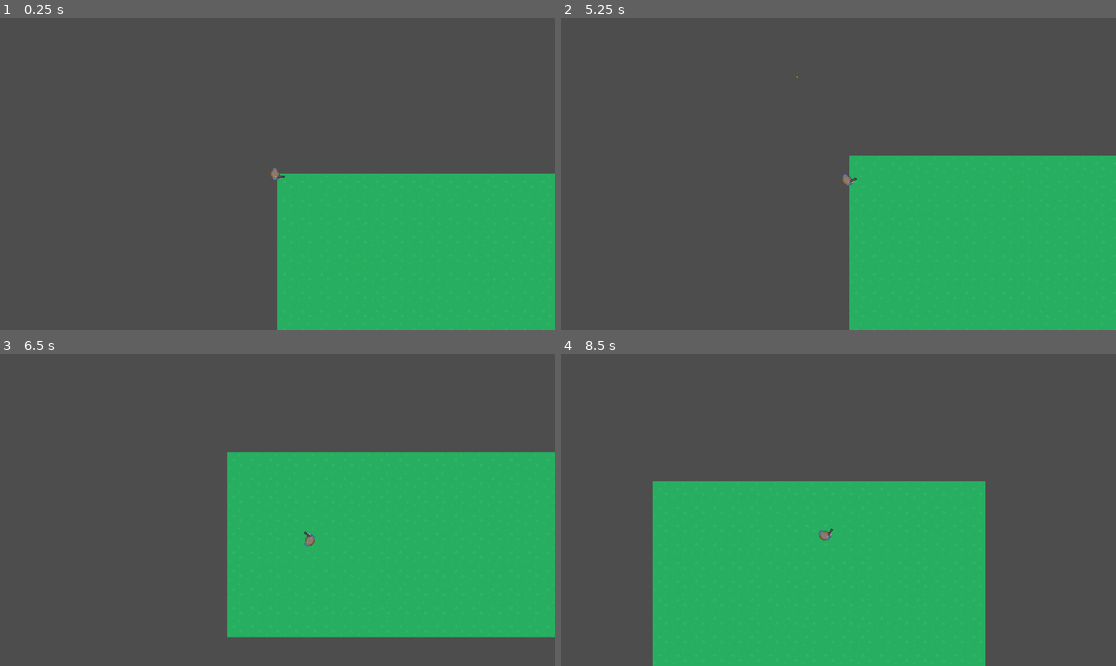
Above: before the commit, frames 1-4 (two rows, left to right).
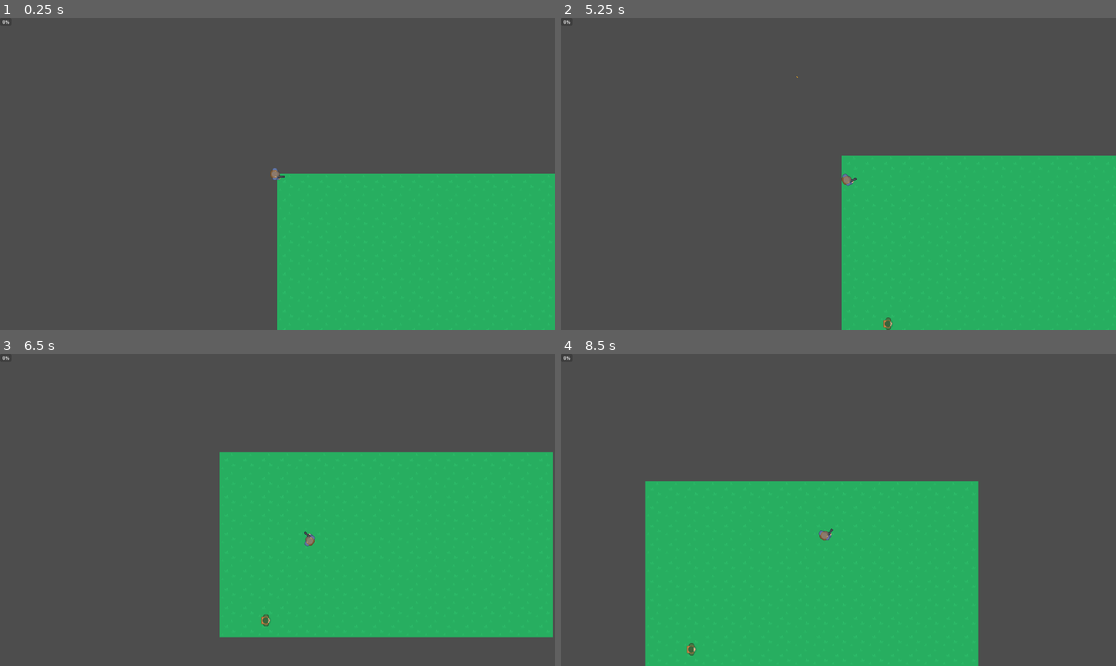
Above: after the commit, the same moments.

Repository: cembatdal/hunt
Game: Godot game, scene res://world/world.tscn
Same seed, same stepped clock (60 frames per second), same inputs: the game is played once before the commit and once after it.
Inputs (mouse positions are in pixels of both pictures, inside the frame that each line leads up to):
- Up to frame 1 (0.25 s): no input
- Up to frame 2 (5.25 s): tap Enter at 0.5 s; move the mouse to (960, 158) at 0.52 s; press the mouse at (960, 158) at 0.53 s; hold D (east) 0.53-1.28 s; move the mouse to (727, 189) at 1.27 s; release the mouse at (727, 189) at 1.28 s; hold S (south) 1.28-2.03 s; click (727, 189) at 1.35 s; move the mouse to (894, 105) at 2.02 s; press the mouse at (894, 105) at 2.03 s; hold D (east) 2.03-2.78 s; move the mouse to (810, 236) at 2.77 s; release the mouse at (810, 236) at 2.78 s; hold W (north) 2.78-3.53 s; click (810, 236) at 2.85 s; move the mouse to (1005, 220) at 3.52 s; press the mouse at (1005, 220) at 3.53 s; hold A (west) 3.53-5.03 s; move the mouse to (672, 127) at 4.27 s; release the mouse at (672, 127) at 4.28 s; click (672, 127) at 4.35 s; move the mouse to (866, 174) at 5.02 s; press the mouse at (866, 174) at 5.03 s; hold S (south) from 5.03 s (still down)
- Up to frame 3 (6.5 s): move the mouse to (194, 432) at 5.77 s; release S (south) at 5.78 s; release the mouse at (194, 432) at 5.78 s; hold D (east) from 5.78 s (still down); click (194, 432) at 5.85 s
- Up to frame 4 (8.5 s): move the mouse to (960, 494) at 6.52 s; release D (east) at 6.53 s; press the mouse at (960, 494) at 6.53 s; hold W (north) 6.53-7.28 s; move the mouse to (727, 525) at 7.27 s; release the mouse at (727, 525) at 7.28 s; hold D (east) 7.28-8.03 s; click (727, 525) at 7.35 s; move the mouse to (894, 441) at 8.02 s; press the mouse at (894, 441) at 8.03 s; hold S (south) from 8.03 s (still down)

The runs differ from the first frame. In frame 1, less than 0.1% of the frame differs, in the area x 0-2%, y 0-3%; in frame 2, 0.8%; in frame 3, 1.1%; in frame 4, 1.7%, in the area x 0-77%, y 0-100%.

Commit message:
Add enemy AI, state machine, object pool, HUD
Introduce core gameplay systems: expanded EventBus signals and GameManager wave/score handling; add ObjectPool autoload and integrate it into Weapon and Bullet to reuse projectile instances. Add State and StateMachine components plus concrete player and enemy states (idle, chase, attack, player move/dead) and refactor Player to use a state machine. Add enemy scene, enemy logic, spawn manager and map navigation region to spawn and manage enemies. Add resource classes (EntityData, ItemData, WeaponData) and a pistol data resource; wire weapon data into Weapon.gd. Add HUD that listens to damage/player-death events. Also add AnimationComponent and various small fixes/initializations. Project autoloads updated to include ObjectPool.

Diff:
--- a/autoloads/event_bus.gd
+++ b/autoloads/event_bus.gd
@@ -12,3 +12,21 @@
 signal game_paused()
 signal game_resumed()
 signal scene_change_requested(scene_path: String)
+
+# Enemy Events
+signal enemy_died(enemy: Node)
+signal enemy_spawned(enemy: Node)
+
+# Weapon Events
+signal weapon_fired(weapon: Weapon)
+signal weapon_switched(old_weapon: Weapon, new_weapon: Weapon)
+signal ammo_changed(current: int, maximum: int)
+
+# Item / Loot Events
+signal item_picked_up(item_name: String, picker: Node)
+signal item_dropped(item_name: String, position: Vector2)
+
+# Score / Progress Events
+signal score_changed(new_score: int)
+signal wave_started(wave_number: int)
+signal wave_completed(wave_number: int)
--- a/autoloads/game_manager.gd
+++ b/autoloads/game_manager.gd
@@ -4,6 +4,8 @@
 
 var current_state: GameState = GameState.MENU
 var score: int = 0
+var wave_number: int = 0
+var enemies_remaining: int = 0
 
 func change_state(new_state: GameState) -> void:
 	current_state = new_state
@@ -19,3 +21,22 @@
 
 func add_score(amount: int) -> void:
 	score += amount
+
+func start_wave(number: int, enemy_count: int) -> void:
+	wave_number = number
+	enemies_remaining = enemy_count
+	EventBus.wave_started.emit(wave_number)
+	change_state(GameState.PLAYING)
+
+func on_enemy_killed() -> void:
+	enemies_remaining -= 1
+	add_score(100)
+	EventBus.score_changed.emit(score)
+	if enemies_remaining <= 0:
+		_complete_wave()
+
+func _complete_wave() -> void:
+	EventBus.wave_completed.emit(wave_number)
+	# Kısa bir bekleme sonra yeni dalga
+	await get_tree().create_timer(3.0).timeout
+	start_wave(wave_number + 1, 5 + wave_number * 2)
--- /dev/null
+++ b/autoloads/object_pool.gd
@@ -0,0 +1,39 @@
+extends Node
+
+var _pools: Dictionary = {}
+
+func _ready() -> void:
+	pass
+
+func get_object(scene: PackedScene, initial_count: int = 5) -> Node:
+	var key = scene.resource_path
+	if not _pools.has(key):
+		_pools[key] = []
+		_pre_warm(scene, initial_count)
+
+	var pool: Array = _pools[key]
+	for obj in pool:
+		if not obj.visible:
+			obj.visible = true
+			return obj
+
+	# Pool dolu, yeni oluştur
+	return _create_instance(scene, key)
+
+func return_object(obj: Node) -> void:
+	obj.visible = false
+	# Gerekirse reset et (position, velocity vs.)
+	if obj.has_method("reset"):
+		obj.reset()
+
+func _pre_warm(scene: PackedScene, count: int) -> void:
+	var key = scene.resource_path
+	for i in range(count):
+		_create_instance(scene, key)
+
+func _create_instance(scene: PackedScene, key: String) -> Node:
+	var obj = scene.instantiate()
+	obj.visible = false
+	add_child(obj)
+	_pools[key].append(obj)
+	return obj
--- /dev/null
+++ b/components/animation_component.gd
@@ -0,0 +1,18 @@
+class_name AnimationComponent
+extends Node
+
+@onready var animation_player: AnimationPlayer = $"../AnimationPlayer"
+
+var _current_animation: String = ""
+
+func play(animation_name: String, force: bool = false) -> void:
+	if _current_animation == animation_name and not force:
+		return
+	if not animation_player.has_animation(animation_name):
+		push_warning("AnimationComponent: '%s' animasyonu yok" % animation_name)
+		return
+	_current_animation = animation_name
+	animation_player.play(animation_name)
+
+func get_current() -> String:
+	return _current_animation
--- /dev/null
+++ b/components/state.gd
@@ -0,0 +1,20 @@
+class_name State
+extends Node
+
+var state_machine: StateMachine
+var entity: Node  # owner entity
+
+func enter() -> void:
+	pass  # State başlarken
+
+func exit() -> void:
+	pass  # State bitince
+
+func update(_delta: float) -> void:
+	pass  # _process
+
+func physics_update(_delta: float) -> void:
+	pass  # _physics_process
+
+func handle_input(_event: InputEvent) -> void:
+	pass  # _unhandled_input
--- /dev/null
+++ b/components/state_machine.gd
@@ -0,0 +1,40 @@
+class_name StateMachine
+extends Node
+
+@export var initial_state: NodePath
+
+var current_state: State
+var states: Dictionary = {}
+
+func _ready() -> void:
+	for child in get_children():
+		if child is State:
+			states[child.name.to_lower()] = child
+			child.state_machine = self
+			child.entity = owner
+
+	if initial_state:
+		current_state = get_node(initial_state)
+		current_state.enter()
+
+func _process(delta: float) -> void:
+	if current_state:
+		current_state.update(delta)
+
+func _physics_process(delta: float) -> void:
+	if current_state:
+		current_state.physics_update(delta)
+
+func _unhandled_input(event: InputEvent) -> void:
+	if current_state:
+		current_state.handle_input(event)
+
+func transition_to(state_name: String) -> void:
+	var new_state = states.get(state_name.to_lower())
+	if new_state == null:
+		push_error("StateMachine: '%s' state bulunamadı" % state_name)
+		return
+	if current_state:
+		current_state.exit()
+	current_state = new_state
+	current_state.enter()
--- /dev/null
+++ b/entities/enemies/enemy.gd
@@ -0,0 +1,25 @@
+class_name Enemy
+extends Entity
+
+@export var data: EntityData
+@export var detection_range: float = 300.0
+@export var attack_range: float = 150.0
+
+@onready var navigation_agent: NavigationAgent2D = $NavigationAgent2D
+@onready var state_machine: StateMachine = $StateMachine
+
+var target: Node = null
+
+func _ready() -> void:
+	super._ready()
+	add_to_group("enemy")
+	# Player'ı bulmak için EventBus yerine group kullan
+	await get_tree().process_frame
+	var players = get_tree().get_nodes_in_group("player")
+	if players.size() > 0:
+		target = players[0]
+
+func on_death() -> void:
+	EventBus.entity_died.emit(self)
+	GameManager.on_enemy_killed()
+	super.on_death()
--- /dev/null
+++ b/entities/enemies/enemy.tscn
@@ -0,0 +1,48 @@
+[gd_scene format=3 uid="uid://c6ulbnlobgvcc"]
+
+[ext_resource type="Texture2D" uid="uid://dqjsknisbm3fo" path="res://assets/kenney_top-down-shooter/PNG/Soldier 1/soldier1_stand.png" id="1_ipr6v"]
+[ext_resource type="Script" uid="uid://t5vwv76pw8td" path="res://components/health_component.gd" id="1_owq46"]
+[ext_resource type="Script" uid="uid://bs0br6j2v66vj" path="res://components/hurtbox_component.gd" id="2_wqcwe"]
+[ext_resource type="Script" uid="uid://d2i8hvbno5b0" path="res://components/state_machine.gd" id="3_5lf1o"]
+[ext_resource type="Script" uid="uid://cqbroyttqcvnt" path="res://entities/enemies/states/enemy_idle_state.gd" id="4_w4yt1"]
+[ext_resource type="Script" uid="uid://cg2t7f7sm35dq" path="res://entities/enemies/states/enemy_chase_state.gd" id="5_ipr6v"]
+[ext_resource type="Script" uid="uid://ddcrm8o7s5pri" path="res://entities/enemies/states/enemy_attack_state.gd" id="6_gj3y3"]
+
+[sub_resource type="CircleShape2D" id="CircleShape2D_gml8b"]
+radius = 17.0
+
+[sub_resource type="CircleShape2D" id="CircleShape2D_5lf1o"]
+radius = 17.0
+
+[node name="CharacterBody2D" type="CharacterBody2D" unique_id=1366714868]
+
+[node name="Sprite2D" type="Sprite2D" parent="." unique_id=1672586702]
+texture = ExtResource("1_ipr6v")
+
+[node name="CollisionShape2D" type="CollisionShape2D" parent="." unique_id=214464186]
+shape = SubResource("CircleShape2D_gml8b")
+
+[node name="HealthComponent" type="Node" parent="." unique_id=1686124783]
+script = ExtResource("1_owq46")
+
+[node name="HurtboxComponent" type="Area2D" parent="." unique_id=2084202133]
+collision_layer = 4
+collision_mask = 8
+script = ExtResource("2_wqcwe")
+
+[node name="CollisionShape2D" type="CollisionShape2D" parent="HurtboxComponent" unique_id=410054348]
+shape = SubResource("CircleShape2D_5lf1o")
+
+[node name="NavigationAgent2D" type="NavigationAgent2D" parent="." unique_id=1983545153]
+
+[node name="StateMachine" type="Node" parent="." unique_id=945779105]
+script = ExtResource("3_5lf1o")
+
+[node name="Idle" type="Node" parent="StateMachine" unique_id=1684827239]
+script = ExtResource("4_w4yt1")
+
+[node name="Chase" type="Node" parent="StateMachine" unique_id=1184920677]
+script = ExtResource("5_ipr6v")
+
+[node name="Attack" type="Node" parent="StateMachine" unique_id=700139464]
+script = ExtResource("6_gj3y3")
--- /dev/null
+++ b/entities/enemies/states/enemy_attack_state.gd
@@ -0,0 +1,27 @@
+class_name EnemyAttackState
+extends State
+
+var attack_timer: float = 0.0
+@export var attack_cooldown: float = 1.0
+
+func enter() -> void:
+	attack_timer = attack_cooldown  # İlk girişte hemen ateş et
+
+func update(delta: float) -> void:
+	if entity.target == null:
+		state_machine.transition_to("idle")
+		return
+
+	var distance = entity.global_position.distance_to(entity.target.global_position)
+	if distance > entity.attack_range:
+		state_machine.transition_to("chase")
+		return
+
+	attack_timer += delta
+	if attack_timer >= attack_cooldown:
+		attack_timer = 0.0
+		_perform_attack()
+
+func _perform_attack() -> void:
+	# Alt sınıflar override eder (yakın dövüş, silah, vs.)
+	pass
--- /dev/null
+++ b/entities/enemies/states/enemy_chase_state.gd
@@ -0,0 +1,24 @@
+class_name EnemyChaseState
+extends State
+
+func physics_update(_delta: float) -> void:
+	if entity.target == null:
+		state_machine.transition_to("idle")
+		return
+
+	var distance = entity.global_position.distance_to(entity.target.global_position)
+
+	if distance <= entity.attack_range:
+		state_machine.transition_to("attack")
+		return
+
+	if distance > entity.detection_range * 1.5:
+		state_machine.transition_to("idle")
+		return
+
+	entity.navigation_agent.target_position = entity.target.global_position
+	var next_pos = entity.navigation_agent.get_next_path_position()
+	var direction = (next_pos - entity.global_position).normalized()
+	entity.velocity = direction * entity.data.move_speed
+	entity.move_and_slide()
+	entity.look_at(entity.target.global_position)
--- /dev/null
+++ b/entities/enemies/states/enemy_idle_state.gd
@@ -0,0 +1,9 @@
+class_name EnemyIdleState
+extends State
+
+func update(_delta: float) -> void:
+	if entity.target == null:
+		return
+	var distance = entity.global_position.distance_to(entity.target.global_position)
+	if distance <= entity.detection_range:
+		state_machine.transition_to("chase")
--- /dev/null
+++ b/entities/items/pickup_item.gd
@@ -0,0 +1,25 @@
+class_name PickupItem
+extends Area2D
+
+@export var item_data: ItemData
+
+func _ready() -> void:
+	area_entered.connect(_on_area_entered)
+
+func _on_area_entered(area: Area2D) -> void:
+	if not area.owner is Player:
+		return
+	_apply_to(area.owner)
+	EventBus.item_picked_up.emit(item_data.item_name, area.owner)
+	if item_data.pickup_sound:
+		AudioManager.play_sfx(item_data.pickup_sound)
+	queue_free()
+
+func _apply_to(player: Player) -> void:
+	match item_data.item_type:
+		ItemData.ItemType.HEALTH_PACK:
+			var health: HealthComponent = player.get_node_or_null("HealthComponent")
+			if health:
+				health.heal(item_data.value)
+		ItemData.ItemType.WEAPON:
+			pass  # Silah değiştirme mantığı buraya
--- a/entities/player/player.gd
+++ b/entities/player/player.gd
@@ -2,32 +2,14 @@
 extends Entity
 
 @export var speed: float = 400.0
-@export var shoot_sound: AudioStream
 
 @onready var muzzle: Marker2D = $Muzzle
-@onready var camera: Camera2D = $Camera2D
 @onready var weapon_holder: Node2D = $WeaponHolder
+@onready var state_machine: StateMachine = $StateMachine
 
 func _ready() -> void:
 	super._ready()
-
-func _physics_process(_delta: float) -> void:
-	if not health_component.is_alive():
-		return
-	_handle_movement()
-	_handle_aim()
-
-func _unhandled_input(event: InputEvent) -> void:
-	if event.is_action_pressed("left_click"):
-		fire()
-
-func _handle_movement() -> void:
-	var direction := Input.get_vector("west", "east", "north", "south")
-	velocity = direction * speed
-	move_and_slide()
-
-func _handle_aim() -> void:
-	look_at(get_global_mouse_position())
+	add_to_group("player")
 
 func fire() -> void:
 	if not health_component.is_alive():
@@ -37,9 +19,9 @@
 	var weapon = weapon_holder.get_child(0)
 	if weapon is Weapon:
 		weapon.try_fire(muzzle.global_transform)
-		if shoot_sound:
-			AudioManager.play_sfx(shoot_sound, 0.8, 1.2)
+		if weapon.data and weapon.data.shoot_sound:
+			AudioManager.play_sfx(weapon.data.shoot_sound, 0.8, 1.2)
 
 func on_death() -> void:
-	EventBus.player_died.emit()
+	state_machine.transition_to("dead")
 	super.on_death()
--- a/entities/player/player.tscn
+++ b/entities/player/player.tscn
@@ -4,9 +4,12 @@
 [ext_resource type="Texture2D" uid="uid://cq8fp827yp5f4" path="res://assets/kenney_top-down-shooter/PNG/Survivor 1/survivor1_machine.png" id="2_wa5vi"]
 [ext_resource type="Script" uid="uid://ua6bq6n2g6mg" path="res://entities/player/player_camera.gd" id="3_wa5vi"]
 [ext_resource type="Script" uid="uid://t5vwv76pw8td" path="res://components/health_component.gd" id="4_8fjmc"]
-[ext_resource type="AudioStream" uid="uid://by1s821axrdwo" path="res://assets/gunshot.wav" id="5_px5sl"]
+[ext_resource type="Resource" uid="uid://bbnopjthlpu3n" path="res://resources/weapons/pistol_data.tres" id="6_qiwj3"]
 [ext_resource type="PackedScene" uid="uid://bvmlx5wd3hwme" path="res://weapons/pistol.tscn" id="7_26q78"]
 [ext_resource type="Script" uid="uid://bs0br6j2v66vj" path="res://components/hurtbox_component.gd" id="7_qiwj3"]
+[ext_resource type="Script" uid="uid://d2i8hvbno5b0" path="res://components/state_machine.gd" id="8_26q78"]
+[ext_resource type="Script" uid="uid://c3e82lv1m227a" path="res://entities/player/states/player_move_state.gd" id="9_wvtmh"]
+[ext_resource type="Script" uid="uid://4aq2n46ku8mv" path="res://entities/player/states/player_dead_state.gd" id="10_7thud"]
 
 [sub_resource type="CircleShape2D" id="CircleShape2D_pjt0s"]
 radius = 17.0
@@ -16,7 +19,6 @@
 
 [node name="Player" type="CharacterBody2D" unique_id=1176821500]
 script = ExtResource("1_pjt0s")
-shoot_sound = ExtResource("5_px5sl")
 
 [node name="Sprite2D" type="Sprite2D" parent="." unique_id=44826123]
 texture = ExtResource("2_wa5vi")
@@ -39,11 +41,20 @@
 [node name="WeaponHolder" type="Node2D" parent="." unique_id=200972790]
 
 [node name="Pistol" parent="WeaponHolder" unique_id=883541640 instance=ExtResource("7_26q78")]
-damage = 10.0
-fire_rate = 0.15
+data = ExtResource("6_qiwj3")
 
 [node name="Muzzle" type="Marker2D" parent="." unique_id=521396417]
 position = Vector2(23, 9)
 
 [node name="Camera2D" type="Camera2D" parent="." unique_id=6688886]
 script = ExtResource("3_wa5vi")
+
+[node name="StateMachine" type="Node" parent="." unique_id=1832952193]
+script = ExtResource("8_26q78")
+initial_state = NodePath("Move")
+
+[node name="Move" type="Node" parent="StateMachine" unique_id=1869264305]
+script = ExtResource("9_wvtmh")
+
+[node name="Dead" type="Node" parent="StateMachine" unique_id=2136919427]
+script = ExtResource("10_7thud")
--- /dev/null
+++ b/entities/player/states/player_dead_state.gd
@@ -0,0 +1,8 @@
+class_name PlayerDeadState
+extends State
+
+func enter() -> void:
+	EventBus.player_died.emit()
+	entity.velocity = Vector2.ZERO
+	# Animasyon tetiklenebilir
+	# entity.get_node("AnimationPlayer").play("death")
--- /dev/null
+++ b/entities/player/states/player_move_state.gd
@@ -0,0 +1,14 @@
+class_name PlayerMoveState
+extends State
+
+func physics_update(_delta: float) -> void:
+	var direction := Input.get_vector("west", "east", "north", "south")
+	entity.velocity = direction * entity.speed
+	entity.move_and_slide()
+	entity.look_at(entity.get_global_mouse_position())
+
+func handle_input(event: InputEvent) -> void:
+	if event.is_action_pressed("left_click"):
+		entity.fire()
+	if event.is_action_pressed("roll"):  # İleride
+		state_machine.transition_to("roll")
--- a/project.godot
+++ b/project.godot
@@ -20,6 +20,7 @@
 EventBus="*uid://dpa8tbnnosjhc"
 GameManager="*uid://c6xffirdvhog7"
 AudioManager="*uid://reeu2x6pw32t"
+ObjectPool="*uid://1ydup8d15a6n"
 
 [display]
 
--- /dev/null
+++ b/resources/entity_data.gd
@@ -0,0 +1,7 @@
+class_name EntityData
+extends Resource
+
+@export var entity_name: String = "Entity"
+@export var max_health: float = 100.0
+@export var move_speed: float = 200.0
+@export var collision_radius: float = 17.0
--- /dev/null
+++ b/resources/item_data.gd
@@ -0,0 +1,11 @@
+class_name ItemData
+extends Resource
+
+enum ItemType { HEALTH_PACK, AMMO, WEAPON, KEY }
+
+@export var item_name: String = "Item"
+@export var item_type: ItemType = ItemType.HEALTH_PACK
+@export var value: float = 25.0           # Can paketi için iyileşme miktarı
+@export var weapon_data: WeaponData       # Silah item'ı ise
+@export var icon: Texture2D
+@export var pickup_sound: AudioStream
--- /dev/null
+++ b/resources/weapon_data.gd
@@ -0,0 +1,11 @@
+class_name WeaponData
+extends Resource
+
+@export var weapon_name: String = "Weapon"
+@export var damage: float = 10.0
+@export var fire_rate: float = 0.2
+@export var bullet_speed: float = 1500.0
+@export var bullet_scene: PackedScene
+@export var shoot_sound: AudioStream
+@export var muzzle_flash_scene: PackedScene  # İleride
+@export var icon: Texture2D                  # UI için
--- /dev/null
+++ b/resources/weapons/pistol_data.tres
@@ -0,0 +1,12 @@
+[gd_resource type="Resource" script_class="WeaponData" format=3 uid="uid://bbnopjthlpu3n"]
+
+[ext_resource type="Script" uid="uid://52h3y8br416d" path="res://resources/weapon_data.gd" id="1_4j0gt"]
+[ext_resource type="PackedScene" uid="uid://dqjf2fs6v1ed4" path="res://weapons/projectiles/bullet.tscn" id="1_12eg6"]
+[ext_resource type="AudioStream" uid="uid://by1s821axrdwo" path="res://assets/gunshot.wav" id="3_gqkpy"]
+
+[resource]
+script = ExtResource("1_4j0gt")
+fire_rate = 0.15
+bullet_scene = ExtResource("1_12eg6")
+shoot_sound = ExtResource("3_gqkpy")
+metadata/_custom_type_script = "uid://52h3y8br416d"
--- /dev/null
+++ b/ui/hud.gd
@@ -0,0 +1,18 @@
+extends CanvasLayer
+
+@onready var health_bar: ProgressBar = $MarginContainer/VBoxContainer/HealthBar
+
+func _ready() -> void:
+	EventBus.entity_damaged.connect(_on_entity_damaged)
+	EventBus.player_died.connect(_on_player_died)
+
+func _on_entity_damaged(entity: Node, _amount: float, _source: Node) -> void:
+	if not entity is Player:
+		return
+	var health: HealthComponent = entity.get_node_or_null("HealthComponent")
+	if health:
+		health_bar.value = health.get_health_percent() * 100.0
+
+func _on_player_died() -> void:
+	health_bar.value = 0.0
+	# Game over ekranı göster
--- /dev/null
+++ b/ui/hud.tscn
@@ -0,0 +1,16 @@
+[gd_scene format=3 uid="uid://b1a5442n3crc5"]
+
+[ext_resource type="Script" uid="uid://cmmo5a8581nlo" path="res://ui/hud.gd" id="1_rbyyf"]
+
+[node name="HUD" type="CanvasLayer" unique_id=1605650295]
+script = ExtResource("1_rbyyf")
+
+[node name="MarginContainer" type="MarginContainer" parent="." unique_id=2014594835]
+offset_right = 40.0
+offset_bottom = 40.0
+
+[node name="VBoxContainer" type="VBoxContainer" parent="MarginContainer" unique_id=1217282045]
+layout_mode = 2
+
+[node name="ProgressBar" type="ProgressBar" parent="MarginContainer/VBoxContainer" unique_id=2067179756]
+layout_mode = 2
--- a/weapons/base/weapon.gd
+++ b/weapons/base/weapon.gd
@@ -1,10 +1,7 @@
 class_name Weapon
 extends Node2D
 
-@export var weapon_name: String = "Weapon"
-@export var damage: float = 10.0
-@export var fire_rate: float = 0.15
-@export var bullet_scene: PackedScene
+@export var data: WeaponData
 
 var _can_fire: bool = true
 var _fire_timer: float = 0.0
@@ -12,20 +9,21 @@
 func _process(delta: float) -> void:
 	if not _can_fire:
 		_fire_timer += delta
-		if _fire_timer >= fire_rate:
+		if _fire_timer >= data.fire_rate:
 			_can_fire = true
 			_fire_timer = 0.0
 
 func try_fire(muzzle_transform: Transform2D) -> void:
-	if not _can_fire:
+	if not _can_fire or data == null:
 		return
 	_can_fire = false
 	fire(muzzle_transform)
 
 func fire(muzzle_transform: Transform2D) -> void:
-	if bullet_scene == null:
+	if data.bullet_scene == null:
 		return
-	var bullet := bullet_scene.instantiate()
-	get_tree().current_scene.add_child(bullet)
+	var bullet = ObjectPool.get_object(data.bullet_scene)
 	bullet.global_transform = muzzle_transform
-	bullet.damage = damage
+	bullet.speed = data.bullet_speed
+	bullet.damage = data.damage
+	bullet.visible = true
--- a/weapons/projectiles/bullet.gd
+++ b/weapons/projectiles/bullet.gd
@@ -17,7 +17,12 @@
 
 func _on_area_entered(area: Area2D) -> void:
 	if area is HurtboxComponent:
-		queue_free()
+		ObjectPool.return_object(self)
 
 func _on_visible_on_screen_notifier_2d_screen_exited() -> void:
-	queue_free()
+	ObjectPool.return_object(self)
+
+func reset() -> void:
+	# Pool'a dönünce sıfırla
+	damage = 10.0
+	speed = 1500.0
--- a/world/maps/map_01.tscn
+++ b/world/maps/map_01.tscn
@@ -550,6 +550,11 @@
 tile_size = Vector2i(64, 64)
 sources/1 = SubResource("TileSetAtlasSource_h2yge")
 
+[sub_resource type="NavigationPolygon" id="NavigationPolygon_pbfmn"]
+vertices = PackedVector2Array(1122.0313, 29.890625, 1123.9688, 613, 756.0703, 613, 759.9297, 26.101563)
+polygons = Array[PackedInt32Array]([PackedInt32Array(0, 1, 2, 3)])
+outlines = Array[PackedVector2Array]([PackedVector2Array(1132, 20, 750, 16, 746, 623, 1134, 623)])
+
 [node name="Node2D" type="Node2D" unique_id=1046869499]
 
 [node name="TileMapLayer" type="TileMapLayer" parent="." unique_id=24540790]
@@ -558,3 +563,6 @@
 tile_set = SubResource("TileSet_1bvp3")
 
 [node name="PlayerSpawnPoint" type="Marker2D" parent="." unique_id=1729147516]
+
+[node name="NavigationRegion2D" type="NavigationRegion2D" parent="." unique_id=1691927776]
+navigation_polygon = SubResource("NavigationPolygon_pbfmn")
--- /dev/null
+++ b/world/spawn_manager.gd
@@ -0,0 +1,40 @@
+class_name SpawnManager
+extends Node
+
+@export var enemy_scenes: Array[PackedScene] = []
+@export var spawn_interval: float = 5.0
+@export var max_enemies: int = 10
+@export var spawn_radius: float = 600.0
+
+var _spawn_timer: float = 0.0
+var _player: Node = null
+
+func _ready() -> void:
+	await get_tree().process_frame
+	var players = get_tree().get_nodes_in_group("player")
+	if players.size() > 0:
+		_player = players[0]
+
+func _process(delta: float) -> void:
+	if _player == null or enemy_scenes.is_empty():
+		return
+
+	var current_enemies = get_tree().get_nodes_in_group("enemy").size()
+	if current_enemies >= max_enemies:
+		return
+
+	_spawn_timer += delta
+	if _spawn_timer >= spawn_interval:
+		_spawn_timer = 0.0
+		_spawn_enemy()
+
+func _spawn_enemy() -> void:
+	var angle = randf() * TAU
+	var offset = Vector2(cos(angle), sin(angle)) * spawn_radius
+	var spawn_pos = _player.global_position + offset
+
+	var scene = enemy_scenes.pick_random()
+	var enemy = scene.instantiate()
+	get_parent().get_node("EntitiesContainer").add_child(enemy)
+	enemy.global_position = spawn_pos
+	enemy.add_to_group("enemy")
--- a/world/world.tscn
+++ b/world/world.tscn
@@ -3,6 +3,9 @@
 [ext_resource type="Script" uid="uid://c2eett7p3e37d" path="res://world/world.gd" id="1_6xmxd"]
 [ext_resource type="PackedScene" uid="uid://bod0wdiq6dj1h" path="res://entities/player/player.tscn" id="2_tcf2h"]
 [ext_resource type="PackedScene" uid="uid://dnpj8tdymnyyd" path="res://world/maps/map_01.tscn" id="3_4717r"]
+[ext_resource type="PackedScene" uid="uid://b1a5442n3crc5" path="res://ui/hud.tscn" id="4_h5o24"]
+[ext_resource type="Script" uid="uid://bcugmcl8gv5h6" path="res://world/spawn_manager.gd" id="5_mmdvd"]
+[ext_resource type="PackedScene" uid="uid://c6ulbnlobgvcc" path="res://entities/enemies/enemy.tscn" id="6_fn3g3"]
 
 [node name="World" type="Node2D" unique_id=98959595]
 script = ExtResource("1_6xmxd")
@@ -12,3 +15,9 @@
 [node name="MapContainer" type="Node2D" parent="." unique_id=293803169]
 
 [node name="EntitiesContainer" type="Node2D" parent="." unique_id=1209797353]
+
+[node name="HUD" parent="." unique_id=1605650295 instance=ExtResource("4_h5o24")]
+
+[node name="SpawnManager" type="Node" parent="." unique_id=109893301]
+script = ExtResource("5_mmdvd")
+enemy_scenes = Array[PackedScene]([ExtResource("6_fn3g3")])
Not shown, added: autoloads/object_pool.gd.uid
Not shown, added: components/animation_component.gd.uid
Not shown, added: components/state.gd.uid
Not shown, added: components/state_machine.gd.uid
Not shown, added: entities/enemies/enemy.gd.uid
Not shown, added: entities/enemies/states/enemy_attack_state.gd.uid
Not shown, added: entities/enemies/states/enemy_chase_state.gd.uid
Not shown, added: entities/enemies/states/enemy_idle_state.gd.uid
Not shown, added: entities/items/pickup_item.gd.uid
Not shown, added: entities/player/states/player_dead_state.gd.uid
Not shown, added: entities/player/states/player_move_state.gd.uid
Not shown, added: resources/entity_data.gd.uid
(and 4 more such lines)
